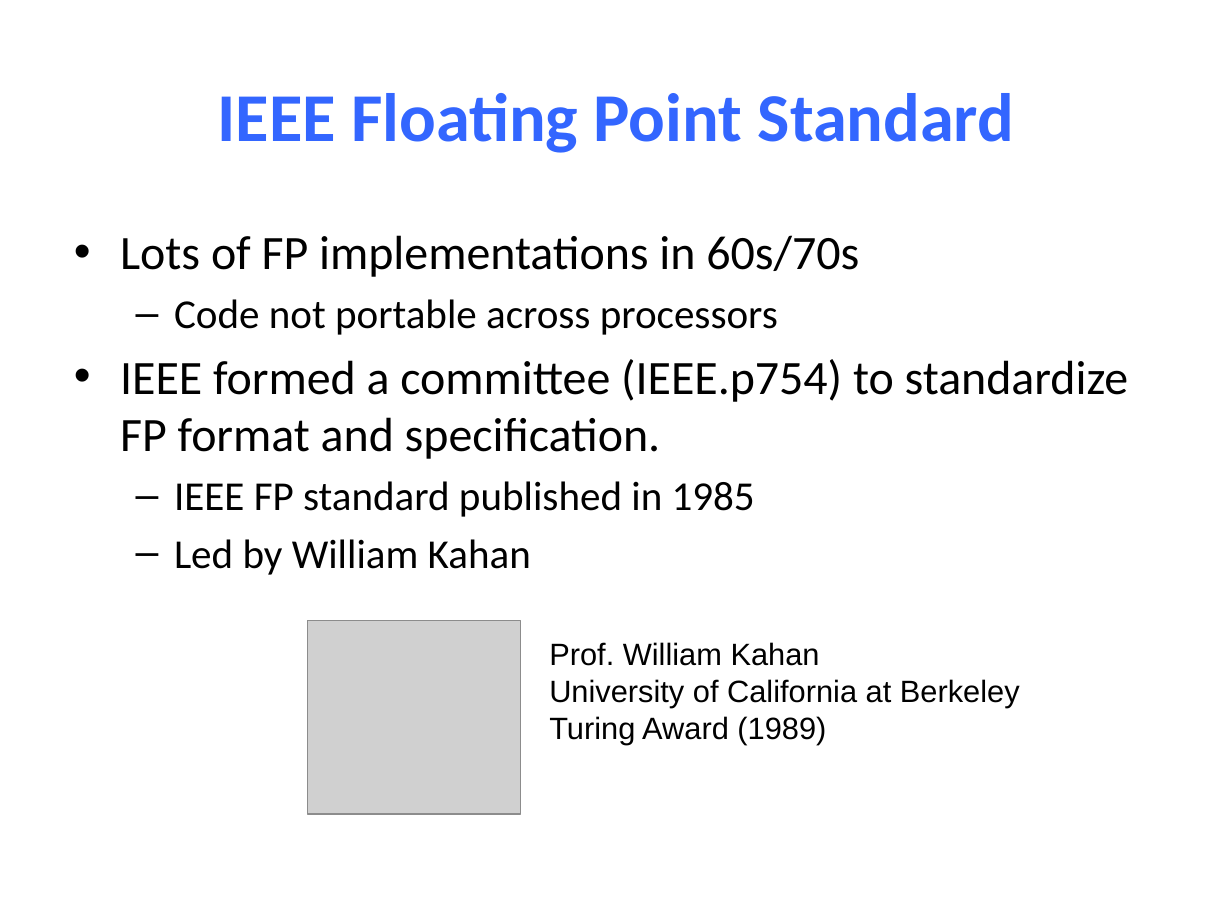
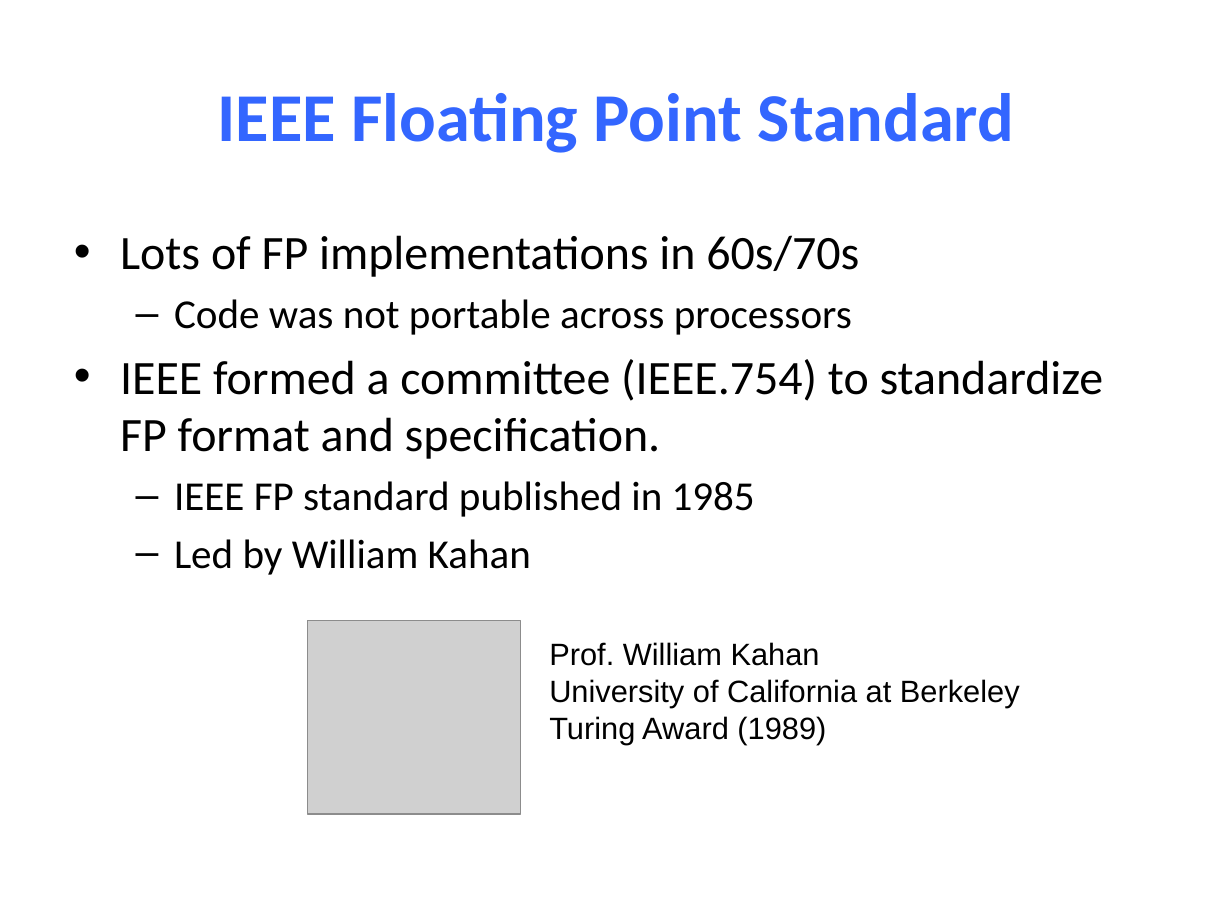
Before and after one commit to NYU-CSO/nyu-cso.github.io, a slide deck: slide 16 of notes/03-floats.pptx. Drawn at 1232x924 pixels with LibreOffice and Linux fonts; fonts in the diff are those of the drawing; grey boxes stand for pictures. Boxes give left, top, right and bottom in pixels: in the first picture for what was removed or moved away, otherwise in the second. Text is boxed around its words. In the diff, an @@ line names an element or a change of style, - is before the commit and + after.

```diff
--- a/notes/03-floats.pptx
+++ b/notes/03-floats.pptx
@@ text at bbox=[120, 299, 1104, 459]: text changed @@
-  – Code not portable across processors
-• IEEE formed a committee (IEEE.p754) to standardize FP format and specification.
+  – Code was not portable across processors
+• IEEE formed a committee (IEEE.754) to standardize FP format and specification.
```
Also in this commit, not shown: 15 other slides changed, 1 slide added, 2 slides removed.
